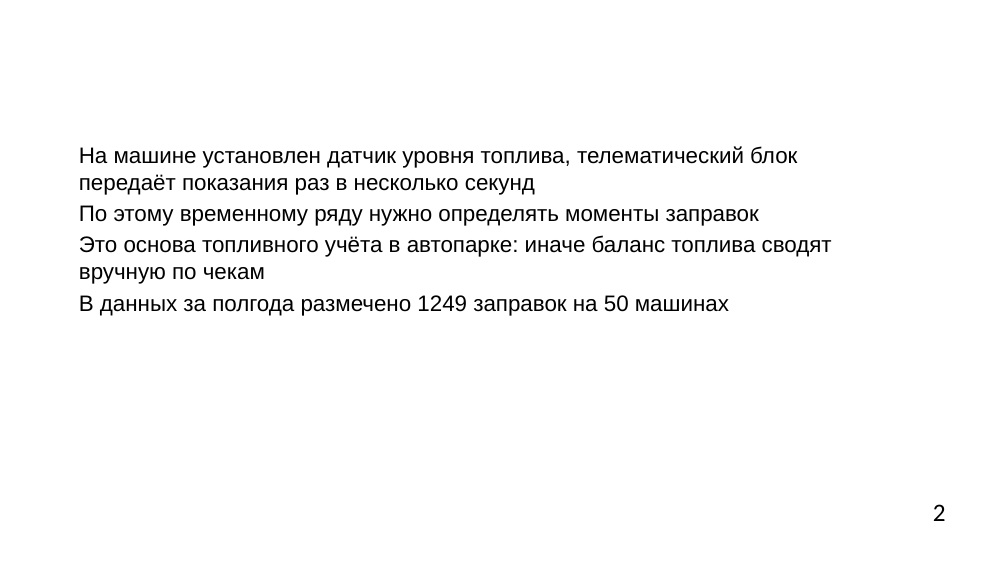
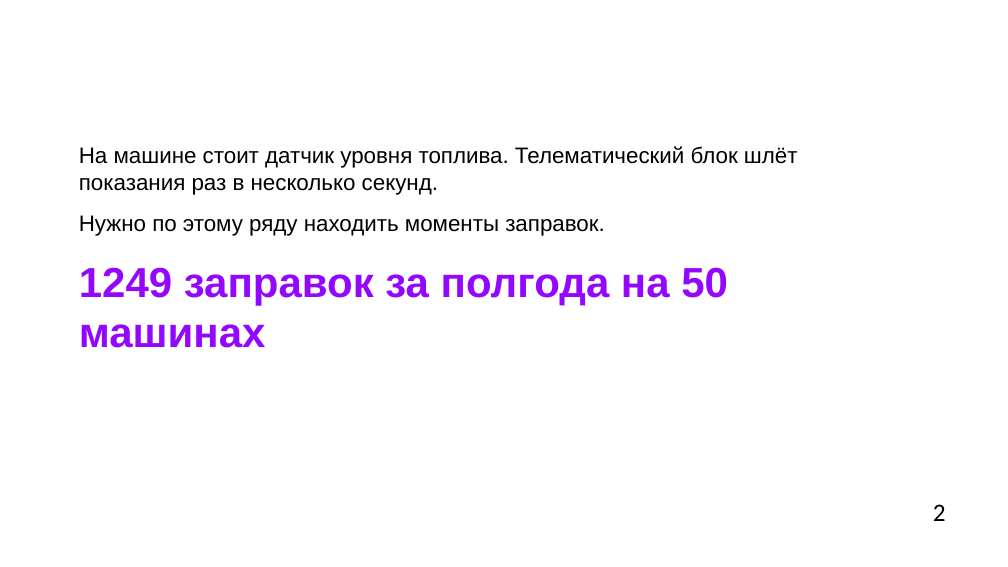
Before and after one commit to hehehelp123/fuel-refuel-lab, a slide deck: slide 2 of Лаба_заправки.pptx. Drawn at 1008x567 pixels with LibreOffice and Linux fonts; fonts in the diff are those of the drawing; background and template pictures are left out. Boxes give left, top, right and bottom in pixels: in the first picture for what was removed or moved away, otherwise in the second. Text is boxed around its words. In the diff, an @@ line names an element or a change of style, - is before the commit and + after.

```diff
--- a/Лаба_заправки.pptx
+++ b/Лаба_заправки.pptx
@@ text at (79,146,798,348): text changed @@
-На машине установлен датчик уровня топлива, телематический блок передаёт показания раз в несколько секунд
-По этому временному ряду нужно определять моменты заправок
-Это основа топливного учёта в автопарке: иначе баланс топлива сводят вручную по чекам
-В данных за полгода размечено 1249 заправок на 50 машинах
+На машине стоит датчик уровня топлива. Телематический блок шлёт показания раз в несколько секунд.
+Нужно по этому ряду находить моменты заправок.
+1249 заправок за полгода на 50 машинах
```
Also in this commit, not shown: 14 other slides changed, 1 slide added, 1 slide removed, 6 other files.
